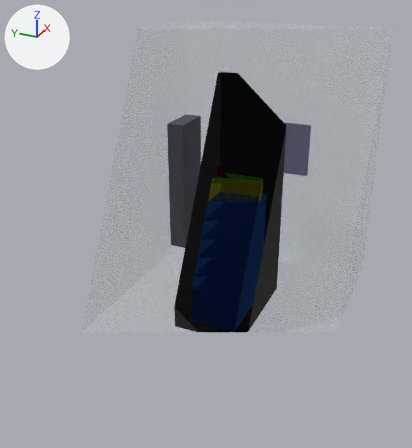
An edit to the glTF model assemblies/compute-container/defense-ac/assembly.glb, drawn before and after from the same camera.
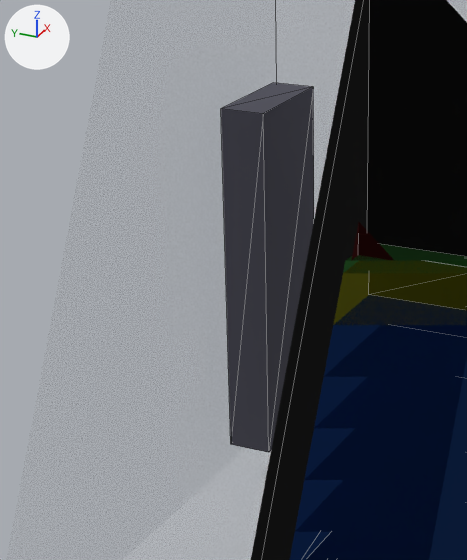
Each version appears first whole from a 50 mm lens placed at (-5119.0, -2023.0, 3526.0), pointed at (-252.0, 168.0, 1093.0), and next in a close-up on the part from 21% to 62% of the width and 19% to 64% of the height. The lights are fixed; the arrows at upper left show +X, +Y and +Z. The older version's two pictures come first. The close-ups show mesh edges as thin lines. Everything nearer to the camera than a plane just in front of the edit is cut away. Where no turn or scale is listed for an object, it has been applied to the vertices. Vertices at exactly the same position are counted once.

Objects in the first close-up: 'CMP-CDU-001', 'CMP-NODE-001#2', 'CMP-NODE-001#3', 'CMP-NODE-001#4', 'CMP-NODE-001#5', 'CMP-NODE-001#6', 'CMP-NODE-001#7', 'CMP-PDU-001#1', 'CMP-PNL-001', 'CMP-RACK-001', 'CMP-SWITCH-001', 'container_shell' and 1 more.
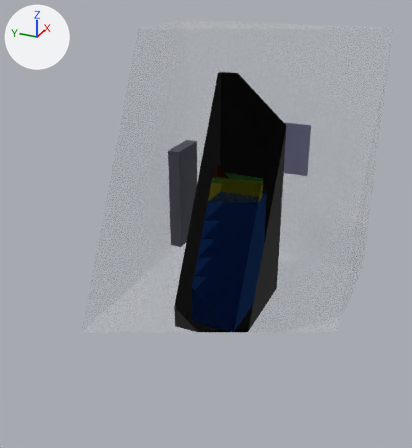
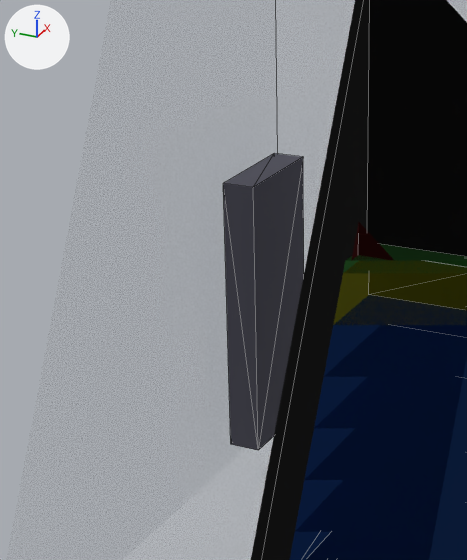
What differs and where, as boxes (x1, y1, x2, y2) in the close-ups (467 x 560 px):
'CMP-PNL-001', reshaped, moved (13% narrower, 20% shorter): before (221, 82, 314, 452); after (223, 153, 304, 450)

Patch to the scene script:
```diff
--- a/assemblies/compute-container/defense-ac/assembly.glb.py
+++ b/assemblies/compute-container/defense-ac/assembly.glb.py
@@ me_cmp_pnl_001 @@
 # used by ob_cmp_pnl_001; location = (1000.0, 1018.0, 1000.0)
-me_cmp_pnl_001.from_pydata(...)  # 8 vertices, 12 faces; spans x -254.0..254.0, y -100.0..100.0, z -800.0..800.0
+me_cmp_pnl_001.from_pydata(...)  # 8 vertices, 12 faces; spans x -254.0..254.0, y -73.0..73.0, z -635.0..635.0
+# me_cmp_pnl_001 part 1: the whole mesh is rebuilt
 me_cmp_pnl_001.materials.append(mat_mat_6)
@@ ob_cmp_pnl_001 @@
 ob_cmp_pnl_001 = bpy.data.objects.new('CMP-PNL-001', me_cmp_pnl_001)
-ob_cmp_pnl_001.location = (1000.0, 1018.0, 1000.0)
+ob_cmp_pnl_001.location = (1000.0, 1045.0, 835.0)
```
